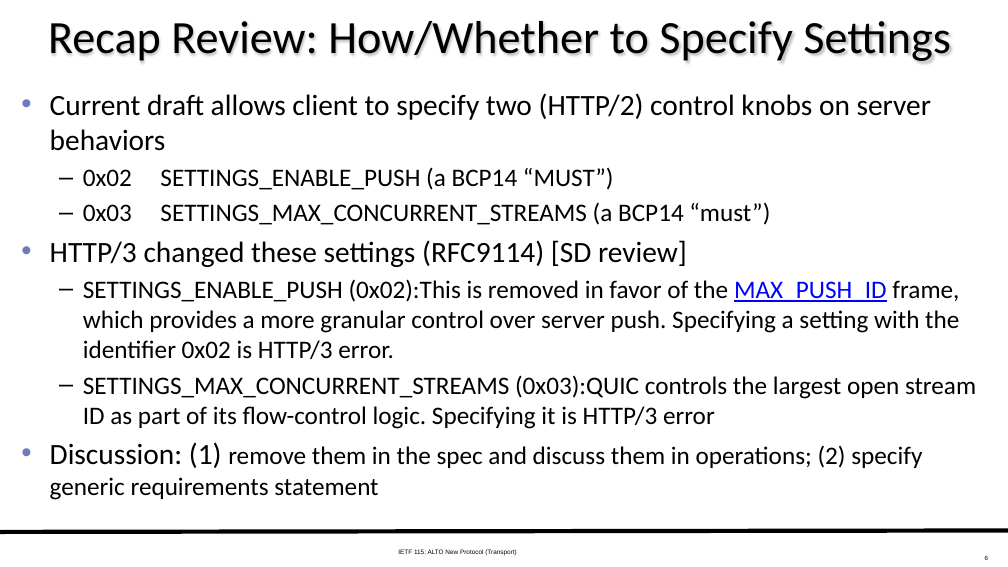
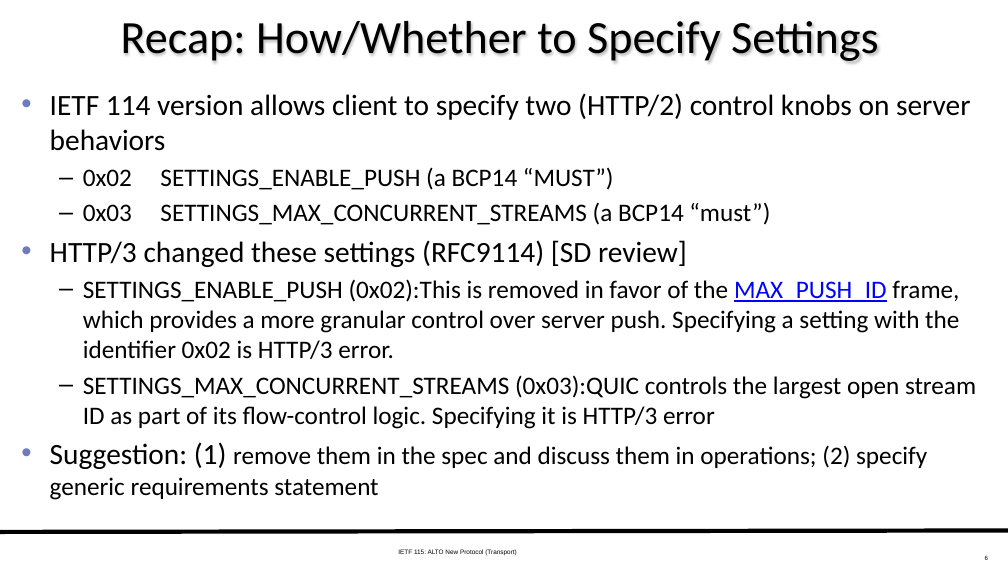
Before and after one commit to ietf-wg-alto/wg-materials, a slide deck: slide 6 of meetings-ietf/ietf-115/slides-115-alto-transport-11-11-working-11-05.pptx. Drawn at 1008x567 pixels with LibreOffice and Linux fonts; fonts in the diff are those of the drawing. Boxes give left, top, right and bottom in pixels: in the first picture for what was removed or moved away, otherwise in the second. Text is boxed around its words. In the diff, an @@ line names an element or a change of style, - is before the commit and + after.

Commit message:
initial slides for deployment and multi-domain for ietf 116

```diff
--- a/meetings-ietf/ietf-115/slides-115-alto-transport-11-11-working-11-05.pptx
+++ b/meetings-ietf/ietf-115/slides-115-alto-transport-11-11-working-11-05.pptx
@@ title at bbox=[121, 21, 879, 63]: text changed @@
-Recap Review: How/Whether to Specify Settings
+Recap: How/Whether to Specify Settings
@@ text at bbox=[50, 93, 970, 151]: text changed @@
-• Current draft allows client to specify two (HTTP/2) control knobs on server behaviors
+• IETF 114 version allows client to specify two (HTTP/2) control knobs on server behaviors
@@ text at bbox=[50, 442, 927, 500]: text changed @@
-• Discussion: (1) remove them in the spec and discuss them in operations; (2) specify generic requirements statement
+• Suggestion: (1) remove them in the spec and discuss them in operations; (2) specify generic requirements statement
```
Also in this commit, not shown: 8 other slides changed, 2 slides added, 9 other files.
